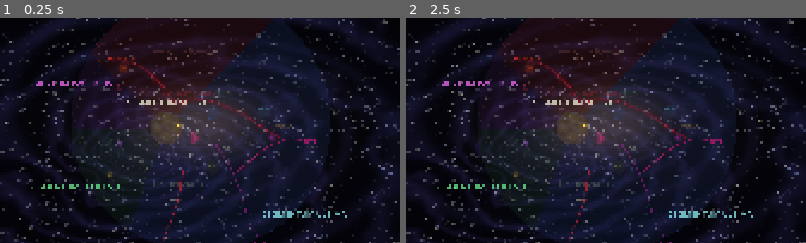
Above: before the commit, frames 1-2 (left to right).
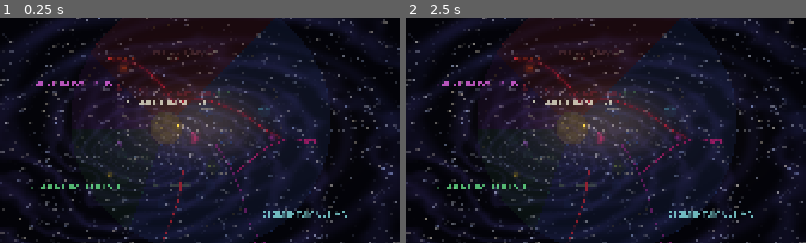
Above: after the commit, the same moments.

Repository: TomiParis/Warhammer-tomi
Game: Godot game, scene res://scenes/galaxy_map.tscn
Same seed, same stepped clock (60 frames per second), same inputs: the game is played once before the commit and once after it.
Inputs:
- Up to frame 1 (0.25 s): no input
- Up to frame 2 (2.5 s): click "Imperium Sanctus" at 0.5 s; click "Imperium Nihilus" at 1.25 s; click "Mundo Colmena" at 2 s
The pictures show only the part of the screen within x 25-75%, y 27-77%; the shares and areas given below are measured in that part.

The runs differ from the first frame. In frame 1, 0.5% of the frame differs, in the area x 27-73%, y 14-86%; in frame 2, 0.5%.

Commit message:
Ultima expandido: +6 sectores, +300 planetas, planetas canónicos nuevos
Segmentum Ultima (ahora 10 sectores, antes 4):
- Jericho Reach: Hadex Anomaly, frontera Nihilus (4 subsectores)
- Eastern Fringe: Kar Duniash (fortaleza), Ichar IV (5 subsectores)
- Charadon: Ryza, Metalica (Forge Worlds) (4 subsectores)
- T'au Sept: Dal'yth, Farsight Enclaves (4 subsectores)
- Nephilim: Pariah Nexus, territorio Necrón (3 subsectores)
- Ultima Macharia: frontera sur de Ultima (4 subsectores)

Planetas canónicos nuevos: Kar Duniash, Ichar IV, Metalica, Dal'yth
Ryza movido al Sector Charadon (posición canónica correcta)
Distribución total: ~1306 planetas (300 extra proporcionales)
Generador usa total dinámico de TYPE_DISTRIBUTION

Co-Authored-By: Claude Opus 4.6 (1M context) <noreply@anthropic.com>

Diff:
--- a/data/game_data.gd
+++ b/data/game_data.gd
@@ -396,7 +396,7 @@
 	},
 	"ultima": {
 		"nombre": "Segmentum Ultima",
-		"descripcion": "Este galáctico, el más grande. Ultramar, frontera T'au, Tiránidos.",
+		"descripcion": "Este galáctico, el más grande (~1/3 de la galaxia). Ultramar, frontera T'au, Tiránidos, Necrones.",
 		"fortaleza": "Kar Duniash",
 		"sectores": {
 			"ultramar": {
@@ -426,6 +426,49 @@
 				"amenaza_mod": 40,
 				"warp_mod": 0,
 				"subsectores": ["Damocles Gulf", "Dal'yth Reach", "Perdus Rift", "Baal Reach"],
+			},
+			# --- SECTORES NUEVOS (canónicos y lore-accurate) ---
+			"jericho_reach": {
+				"nombre": "Sector Jericho Reach",
+				"lado_grieta": "nihilus",
+				"amenaza_mod": 70,
+				"warp_mod": -20,
+				"subsectores": ["Hadex Anomaly", "Canis Salient", "Acheros Salient", "Orpheus Salient"],
+			},
+			"eastern_fringe": {
+				"nombre": "Sector Eastern Fringe",
+				"lado_grieta": "sanctus",
+				"amenaza_mod": 55,
+				"warp_mod": -5,
+				"subsectores": ["Kar Duniash", "Ichar Reach", "Thandros", "Valedor Drift", "Solemnus Gate"],
+			},
+			"charadon": {
+				"nombre": "Sector Charadon",
+				"lado_grieta": "sanctus",
+				"amenaza_mod": 65,
+				"warp_mod": -10,
+				"subsectores": ["Charadon Prime", "Metalica Approach", "Ryza Corridor", "Infernus Gate"],
+			},
+			"tau_sept": {
+				"nombre": "Sector T'au Sept",
+				"lado_grieta": "sanctus",
+				"amenaza_mod": 45,
+				"warp_mod": 0,
+				"subsectores": ["Dal'yth Sept", "Vior'la Reach", "Farsight Enclaves", "Startide Nexus"],
+			},
+			"nephilim": {
+				"nombre": "Sector Nephilim",
+				"lado_grieta": "nihilus",
+				"amenaza_mod": 60,
+				"warp_mod": -15,
+				"subsectores": ["Nephilim Core", "Pariah Nexus", "Szarekhan Expanse"],
+			},
+			"ultima_macharia": {
+				"nombre": "Sector Ultima Macharia",
+				"lado_grieta": "sanctus",
+				"amenaza_mod": 40,
+				"warp_mod": 5,
+				"subsectores": ["Macharia Reach", "Vostok Expanse", "Catachan Deeps", "Meridian Gate"],
 			},
 		},
 	},
@@ -738,8 +781,8 @@
 		"nombre": "Ryza",
 		"tipo": "forge_world",
 		"segmentum": "ultima",
-		"sector": "korianis",
-		"subsector": "Aurelian",
+		"sector": "charadon",
+		"subsector": "Ryza Corridor",
 		"poblacion": 18_000_000_000,
 		"tithe_grade": "adeptus_non",
 		"controlador": {"tipo": "adeptus_mechanicus", "nombre": "Fabricator Locum de Ryza"},
@@ -750,30 +793,97 @@
 			"estabilidad_warp": 55,
 		},
 	},
+	# --- Planetas canónicos en los nuevos sectores de Ultima ---
+	{
+		"nombre": "Kar Duniash",
+		"tipo": "fortress_world",
+		"segmentum": "ultima",
+		"sector": "eastern_fringe",
+		"subsector": "Kar Duniash",
+		"poblacion": 25_000_000_000,
+		"tithe_grade": "aptus_non",
+		"controlador": {"tipo": "comandante_militar", "nombre": "Lord Almirante del Segmentum"},
+		"astartes": null,
+		"overrides": {
+			"lealtad_imperial": 90, "fe_imperial": 70,
+			"capacidad_industrial": 60, "capacidad_militar": 95,
+			"estabilidad_warp": 60,
+		},
+	},
+	{
+		"nombre": "Ichar IV",
+		"tipo": "civilised_world",
+		"segmentum": "ultima",
+		"sector": "eastern_fringe",
+		"subsector": "Ichar Reach",
+		"poblacion": 8_000_000_000,
+		"tithe_grade": "exactis_tertius",
+		"controlador": {"tipo": "gobernador_planetario", "nombre": "Lord Governor de Ichar"},
+		"astartes": null,
+		"overrides": {
+			"lealtad_imperial": 70, "fe_imperial": 60,
+			"capacidad_industrial": 55, "capacidad_militar": 50,
+			"estabilidad_warp": 55,
+		},
+	},
+	{
+		"nombre": "Metalica",
+		"tipo": "forge_world",
+		"segmentum": "ultima",
+		"sector": "charadon",
+		"subsector": "Metalica Approach",
+		"poblacion": 12_000_000_000,
+		"tithe_grade": "adeptus_non",
+		"controlador": {"tipo": "adeptus_mechanicus", "nombre": "Fabricator de Metalica"},
+		"astartes": null,
+		"overrides": {
+			"lealtad_imperial": 75, "fe_imperial": 25,
+			"capacidad_industrial": 92, "capacidad_militar": 70,
+			"estabilidad_warp": 60,
+		},
+	},
+	{
+		"nombre": "Dal'yth",
+		"tipo": "civilised_world",
+		"segmentum": "ultima",
+		"sector": "tau_sept",
+		"subsector": "Dal'yth Sept",
+		"poblacion": 5_000_000_000,
+		"tithe_grade": "aptus_non",
+		"controlador": {"tipo": "gobernador_planetario", "nombre": "Ethereal Supreme Aun'va"},
+		"astartes": null,
+		"overrides": {
+			"lealtad_imperial": 0, "fe_imperial": 0,
+			"capacidad_industrial": 70, "capacidad_militar": 60,
+			"estabilidad_warp": 80,
+		},
+		"flags": ["territorio_tau"],
+	},
 ]
 
 # =============================================================================
 # DISTRIBUCIÓN DE TIPOS DE PLANETAS (sobre 1000)
 # =============================================================================
 
+# Total ~1300 planetas: 1000 base + 300 extra para Ultima (el más grande)
 const TYPE_DISTRIBUTION := {
-	"civilised_world": 250,
-	"hive_world": 120,
-	"agri_world": 120,
-	"mining_world": 100,
-	"feudal_world": 80,
-	"feral_world": 60,
-	"forge_world": 40,
-	"death_world": 40,
-	"shrine_world": 40,
-	"fortress_world": 30,
-	"cardinal_world": 20,
-	"knight_world": 20,
-	"paradise_world": 20,
-	"penal_world": 20,
-	"dead_world": 20,
-	"cemetery_world": 10,
-	"research_station": 10,
+	"civilised_world": 330,
+	"hive_world": 155,
+	"agri_world": 155,
+	"mining_world": 130,
+	"feudal_world": 105,
+	"feral_world": 80,
+	"forge_world": 52,
+	"death_world": 52,
+	"shrine_world": 52,
+	"fortress_world": 39,
+	"cardinal_world": 26,
+	"knight_world": 26,
+	"paradise_world": 26,
+	"penal_world": 26,
+	"dead_world": 26,
+	"cemetery_world": 13,
+	"research_station": 13,
 }
 
 # Modificadores de distribución por segmentum (multiplicador sobre la distribución base)
--- a/scripts/planet_generator.gd
+++ b/scripts/planet_generator.gd
@@ -59,8 +59,12 @@
 			var subsectores: Array = sec_data["subsectores"]
 			total_subsectors += subsectores.size()
 
-	# Distribuir ~1000 planetas entre subsectores
-	var base_per_sub: float = 1000.0 / float(total_subsectors)
+	# Calcular total de planetas desde la distribución
+	var total_planets: int = 0
+	for tipo: String in GameData.TYPE_DISTRIBUTION:
+		total_planets += int(GameData.TYPE_DISTRIBUTION[tipo])
+
+	var base_per_sub: float = float(total_planets) / float(total_subsectors)
 
 	for seg_key: String in GameData.GALAXY_HIERARCHY:
 		var seg_data: Dictionary = GameData.GALAXY_HIERARCHY[seg_key]
